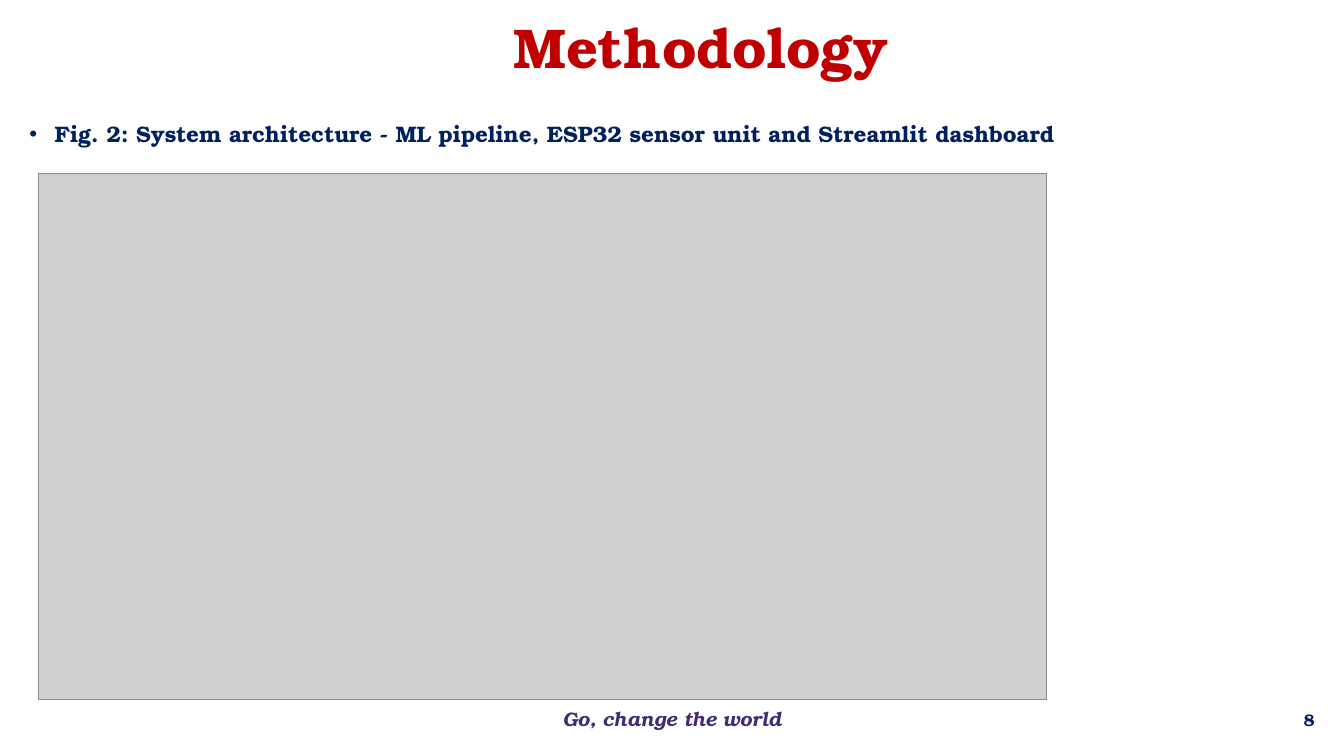
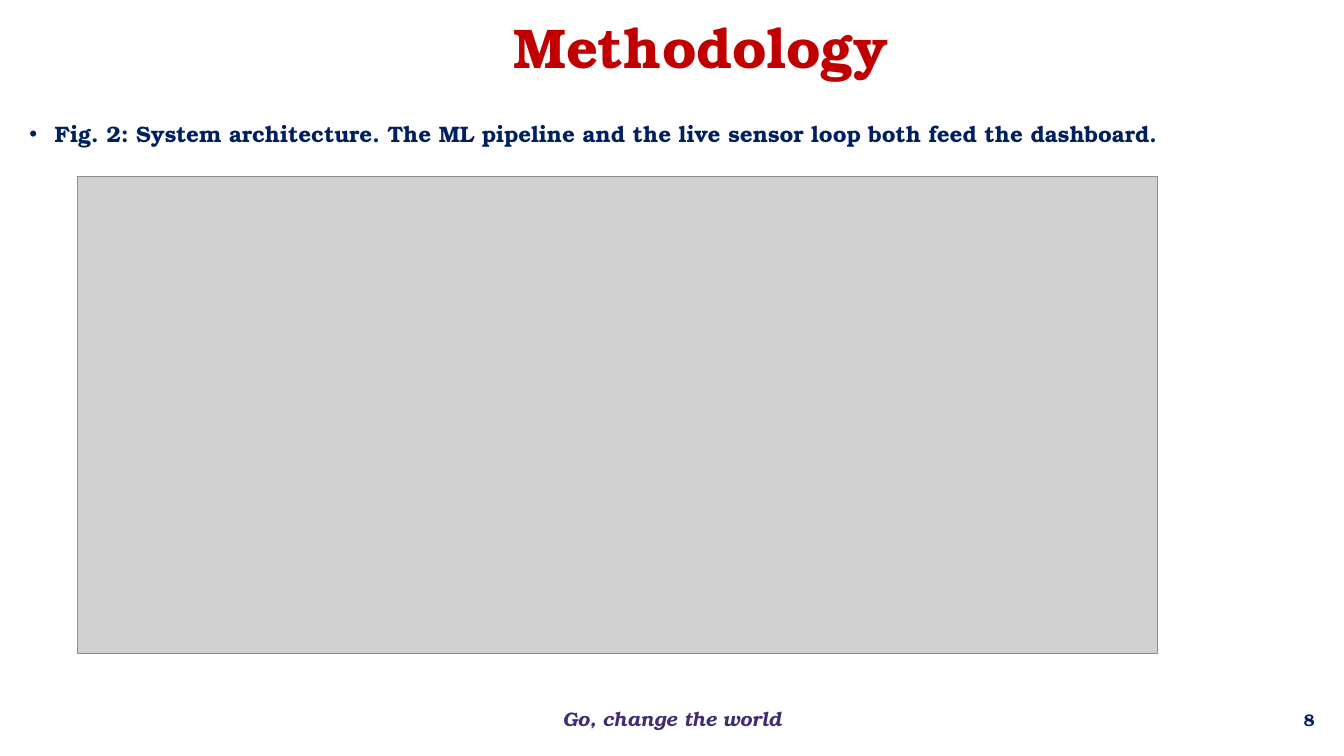
Before and after one commit to bnsama29-cloud/wildfire-estimation-evs, a slide deck: slide 8 of docs/EL_Phase1_Wildfire.pptx. Drawn at 1344x756 pixels with LibreOffice and Linux fonts; fonts in the diff are those of the drawing; grey boxes stand for pictures; background and template pictures are left out. Boxes give left, top, right and bottom in pixels: in the first picture for what was removed or moved away, otherwise in the second. Text is boxed around its words. In the diff, an @@ line names an element or a change of style, - is before the commit and + after.

```diff
--- a/docs/EL_Phase1_Wildfire.pptx
+++ b/docs/EL_Phase1_Wildfire.pptx
@@ text at (x1=55, y1=125, x2=1157, y2=148): text changed @@
-• Fig. 2: System architecture - ML pipeline, ESP32 sensor unit and Streamlit dashboard
+• Fig. 2: System architecture. The ML pipeline and the live sensor loop both feed the dashboard.
@@ picture resized from (x1=38, y1=173, x2=1047, y2=700) to (x1=78, y1=176, x2=1158, y2=653) @@
```
Also in this commit, not shown: 6 other slides changed, 3 slides added, 13 other files.
